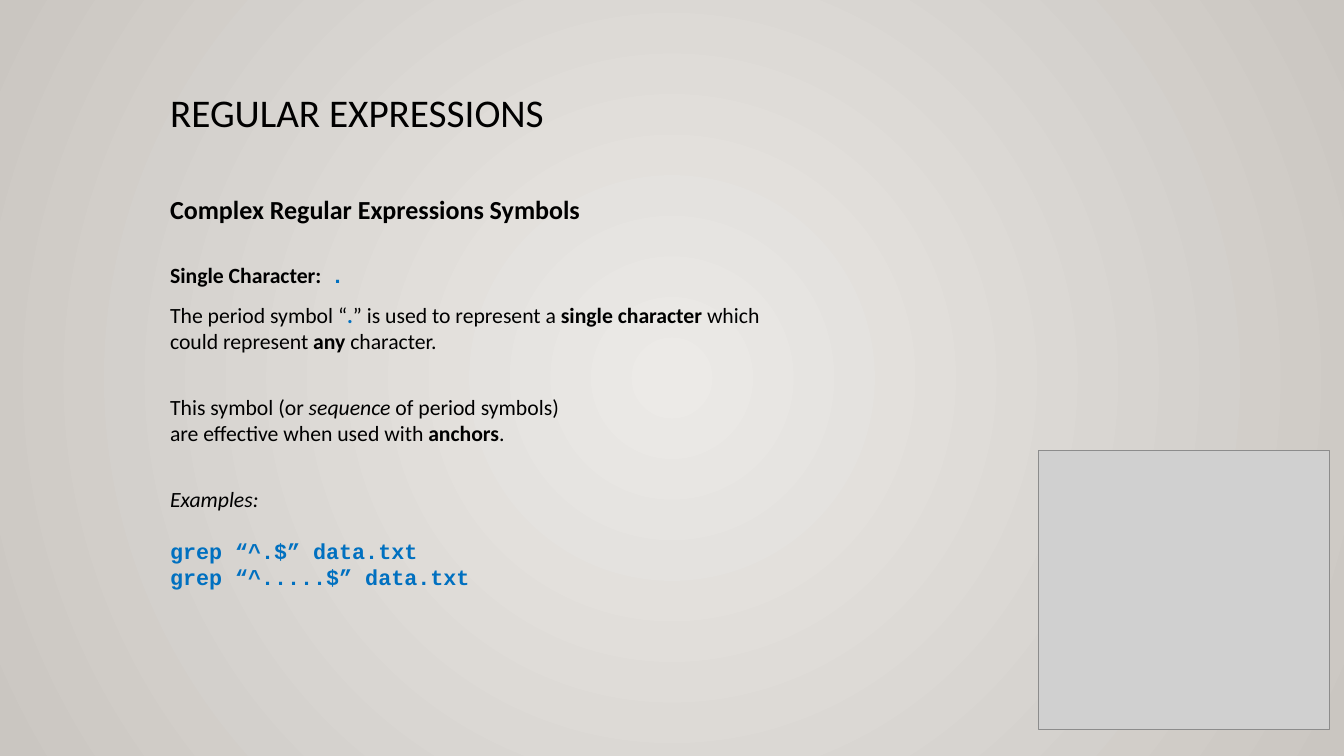
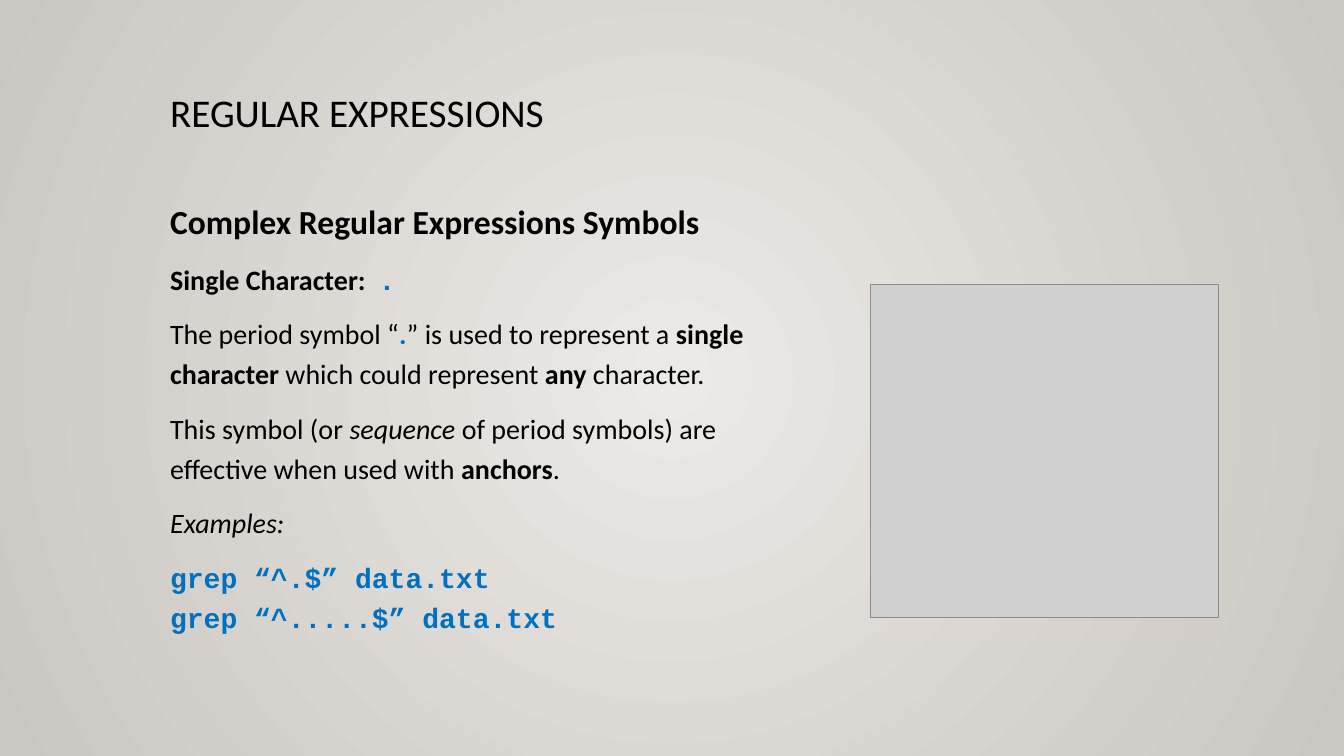
Before and after one commit to ULI101/slides, a slide deck: slide 12 of ULI101-9.1.pptx. Drawn at 1344x756 pixels with LibreOffice and Linux fonts; fonts in the diff are those of the drawing; grey boxes stand for pictures. Boxes give left, top, right and bottom in pixels: in the first picture for what was removed or moved away, otherwise in the second. Text is boxed around its words. In the diff, an @@ line names an element or a change of style, - is before the commit and + after.

```diff
--- a/ULI101-9.1.pptx
+++ b/ULI101-9.1.pptx
@@ text at (170,210,743,480): size 18.6 to 24 pt in "Complex Regular Expressions Symbols"; size 15.5 to 20 pt in "Single Character: .", "The period symbol “.” is used to ...", "This symbol (or sequence of period symbols) ..."; line spacing 1 to 1.2 @@
@@ picture: place and size @@
-picture at (1038,451,1330,730)
+picture at (871,284,1219,618)
@@ text at (170,513,557,634): text changed; size 15.5 to 20 pt @@
-Examples:
-grep “^.$” data.txt
-grep “^.....$” data.txt
+Examples:
+grep “^.$” data.txt
+grep “^.....$” data.txt
```
Also in this commit, not shown: 11 other slides changed, 2 other files.
